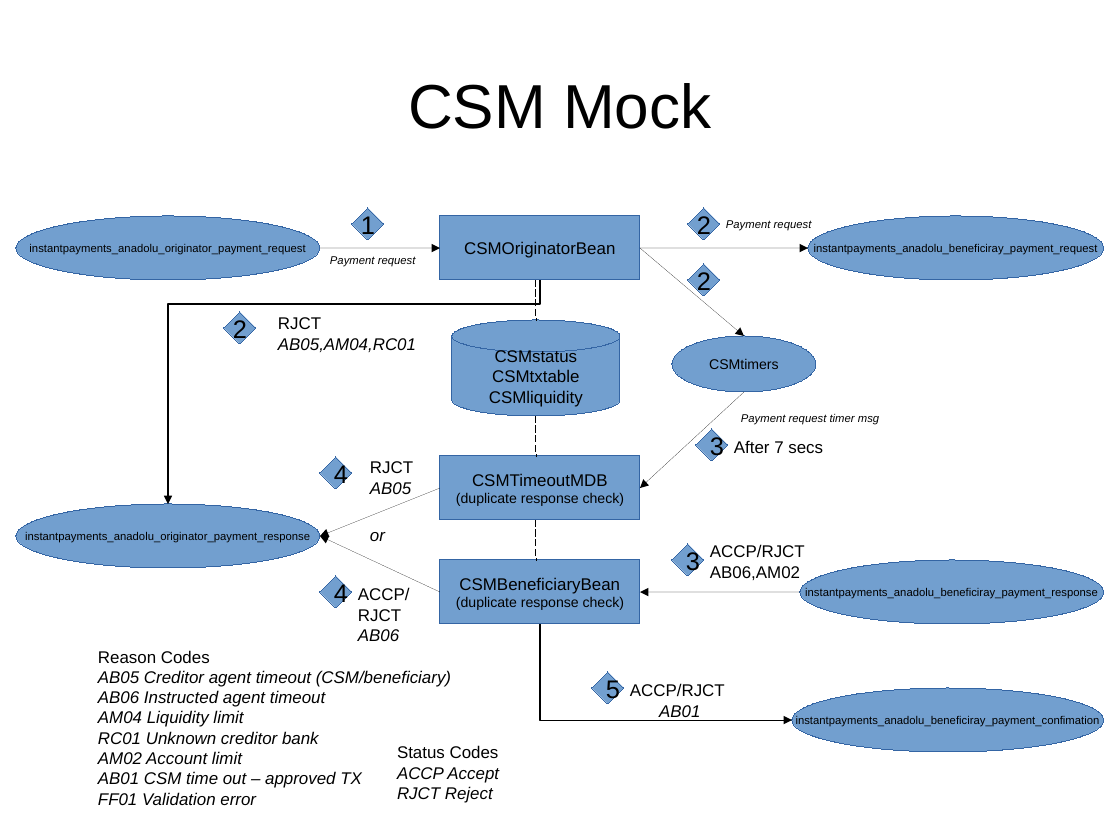
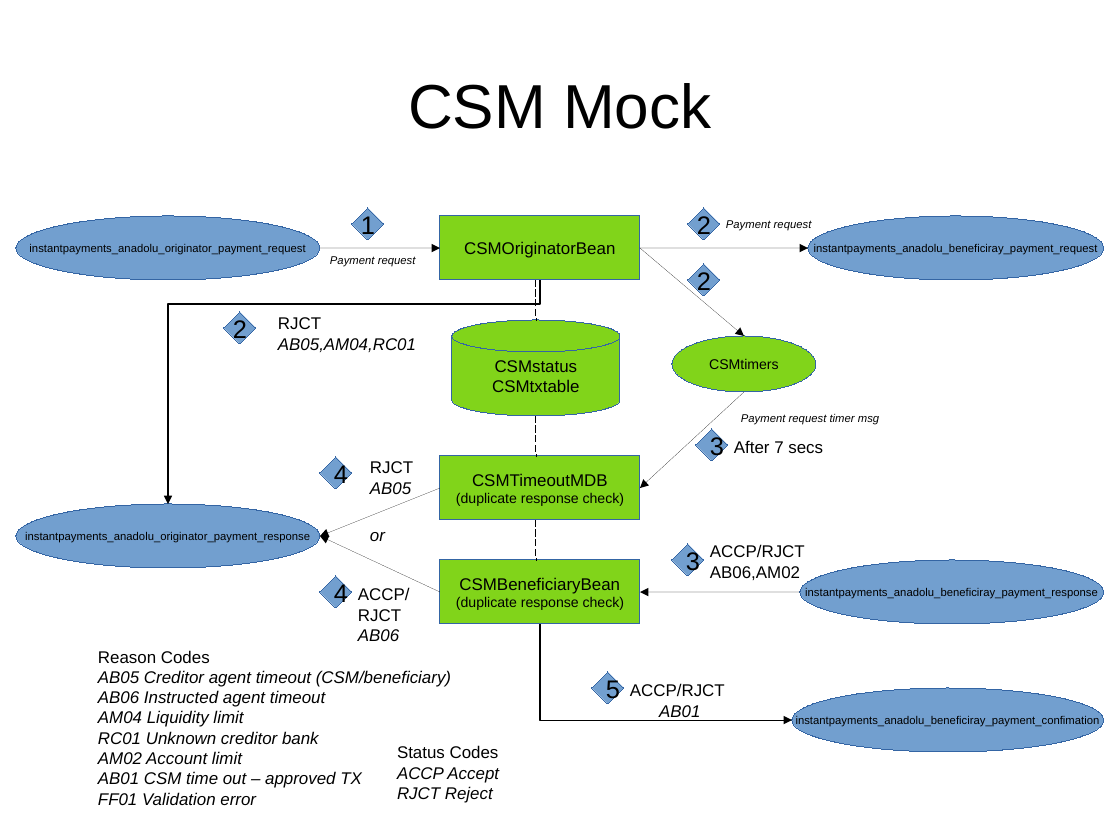
Before and after one commit to arsuk/ip-mdb-csm, a slide deck: slide 1 of CSMmock.odp. Drawn at 1120x840 pixels with LibreOffice and Linux fonts; fonts in the diff are those of the drawing. Boxes give left, top, right and bottom in pixels: in the first picture for what was removed or moved away, otherwise in the second. Text is boxed around its words. In the diff, an @@ line names an element or a change of style, - is before the commit and + after.

```diff
--- a/CSMmock.odp
+++ b/CSMmock.odp
@@ fill #729FCF to #81D41A in 5 elements at [440, 216, 640, 281], [440, 456, 640, 520], [440, 560, 640, 624], [672, 336, 816, 392], [452, 320, 620, 416] @@
@@ text in cylinder at [489, 390, 583, 407]: paragraph removed @@
-CSMliquidity
```
Also in this commit, not shown: 1 other slide changed, 17 other files.
